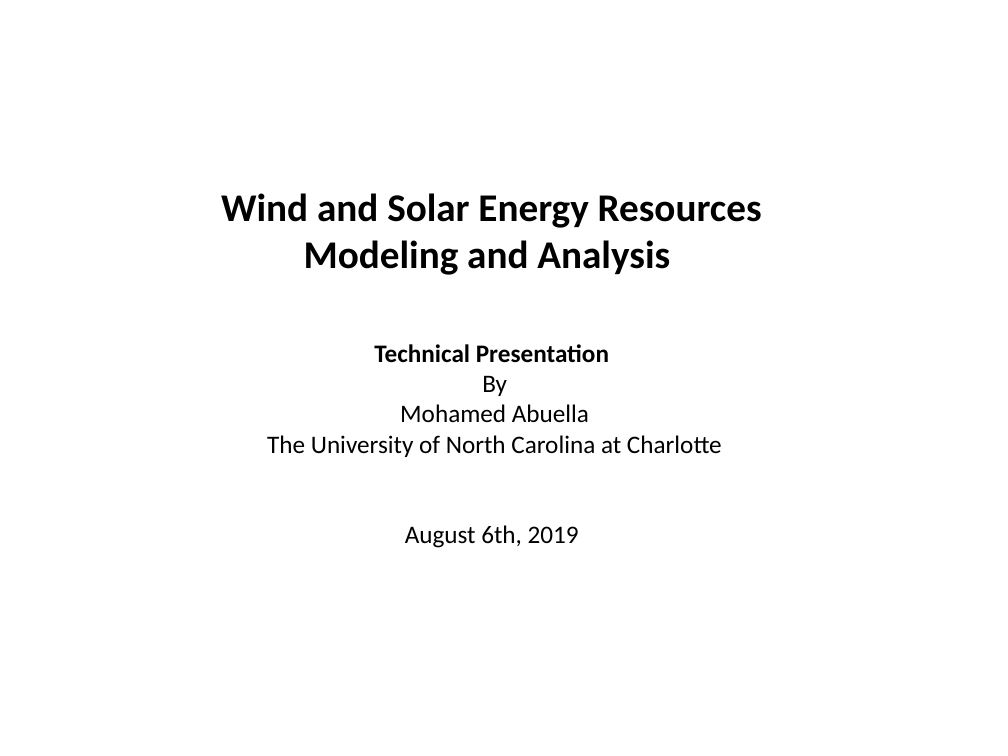
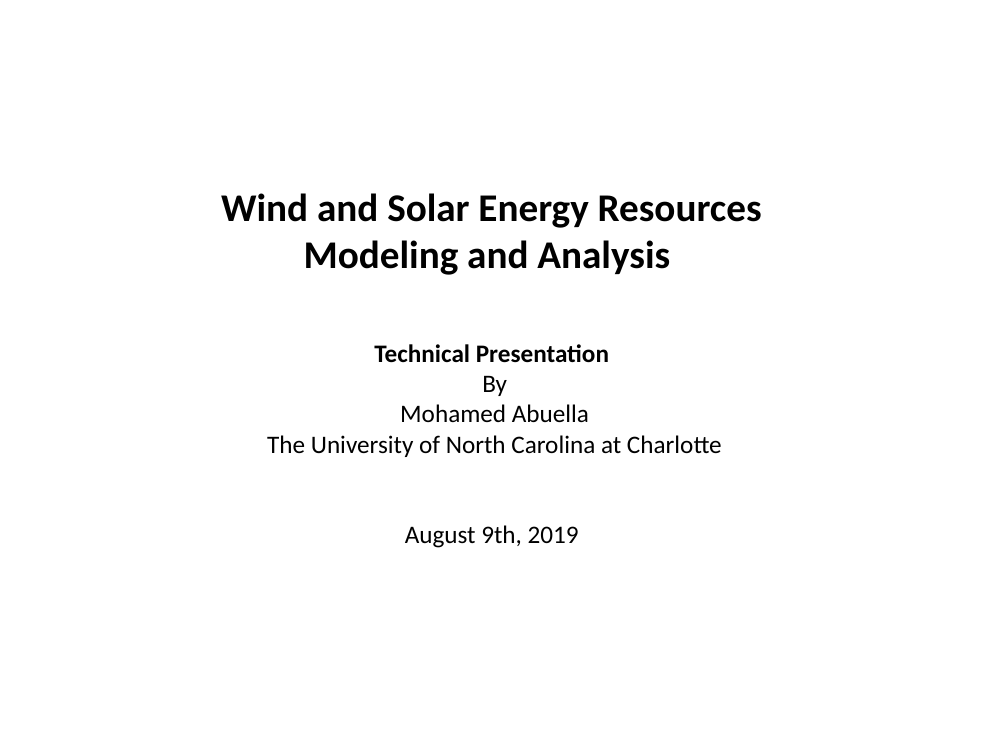
Before and after one commit to mhdella/Renewable-Energy-Analytics, a slide deck: slide 1 of wind_solar_time_series_analysis/Wind_Solar_Energy_Modeling_Analysis.pptx. Drawn at 1008x756 pixels with LibreOffice and Linux fonts; fonts in the diff are those of the drawing. Boxes give left, top, right and bottom in pixels: in the first picture for what was removed or moved away, otherwise in the second. Text is boxed around its words. In the diff, an @@ line names an element or a change of style, - is before the commit and + after.

```diff
--- a/wind_solar_time_series_analysis/Wind_Solar_Energy_Modeling_Analysis.pptx
+++ b/wind_solar_time_series_analysis/Wind_Solar_Energy_Modeling_Analysis.pptx
@@ text at <box>405,525,579,548</box>: text changed @@
-August 6th, 2019
+August 9th, 2019
```
Also in this commit, not shown: 1 other file.
